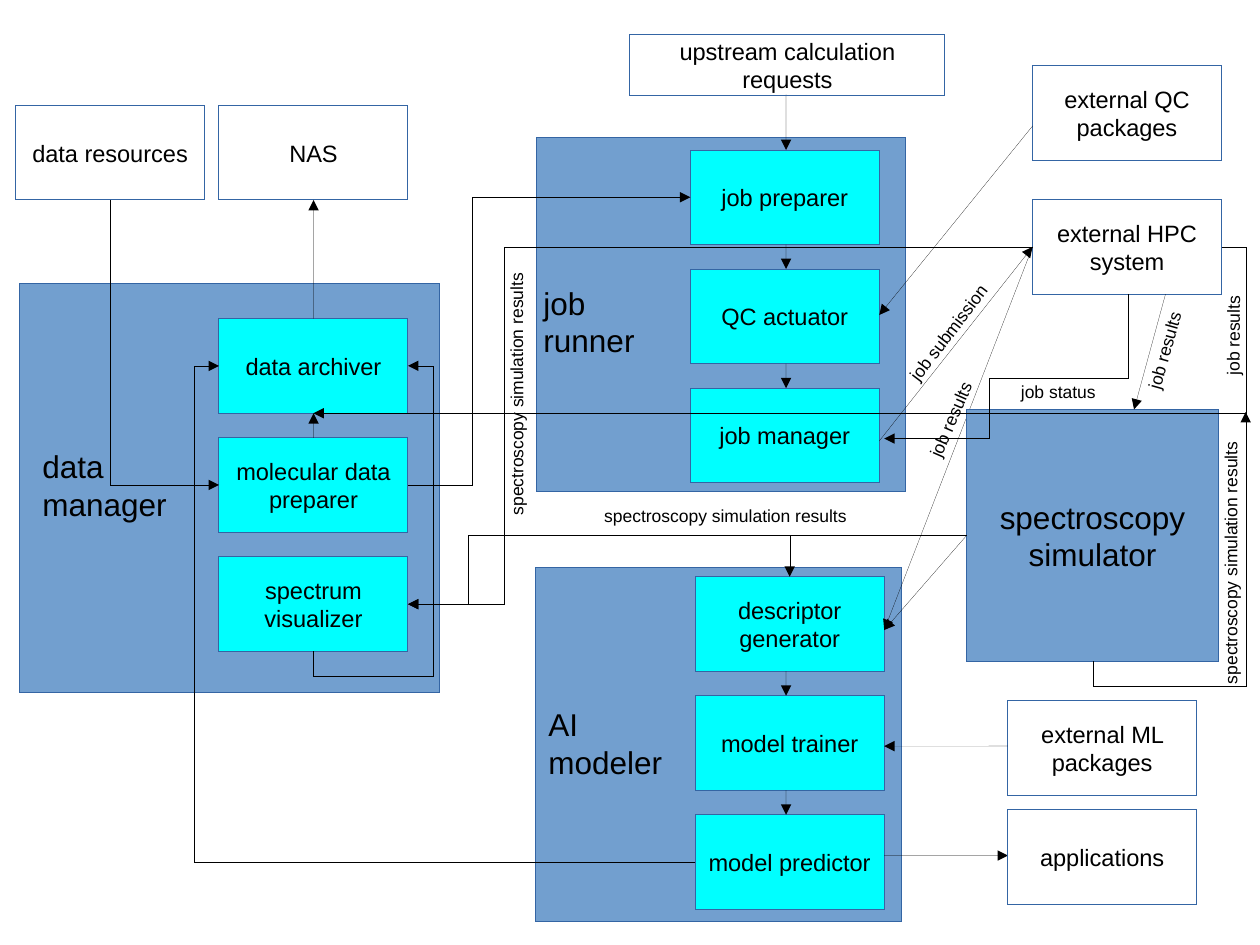
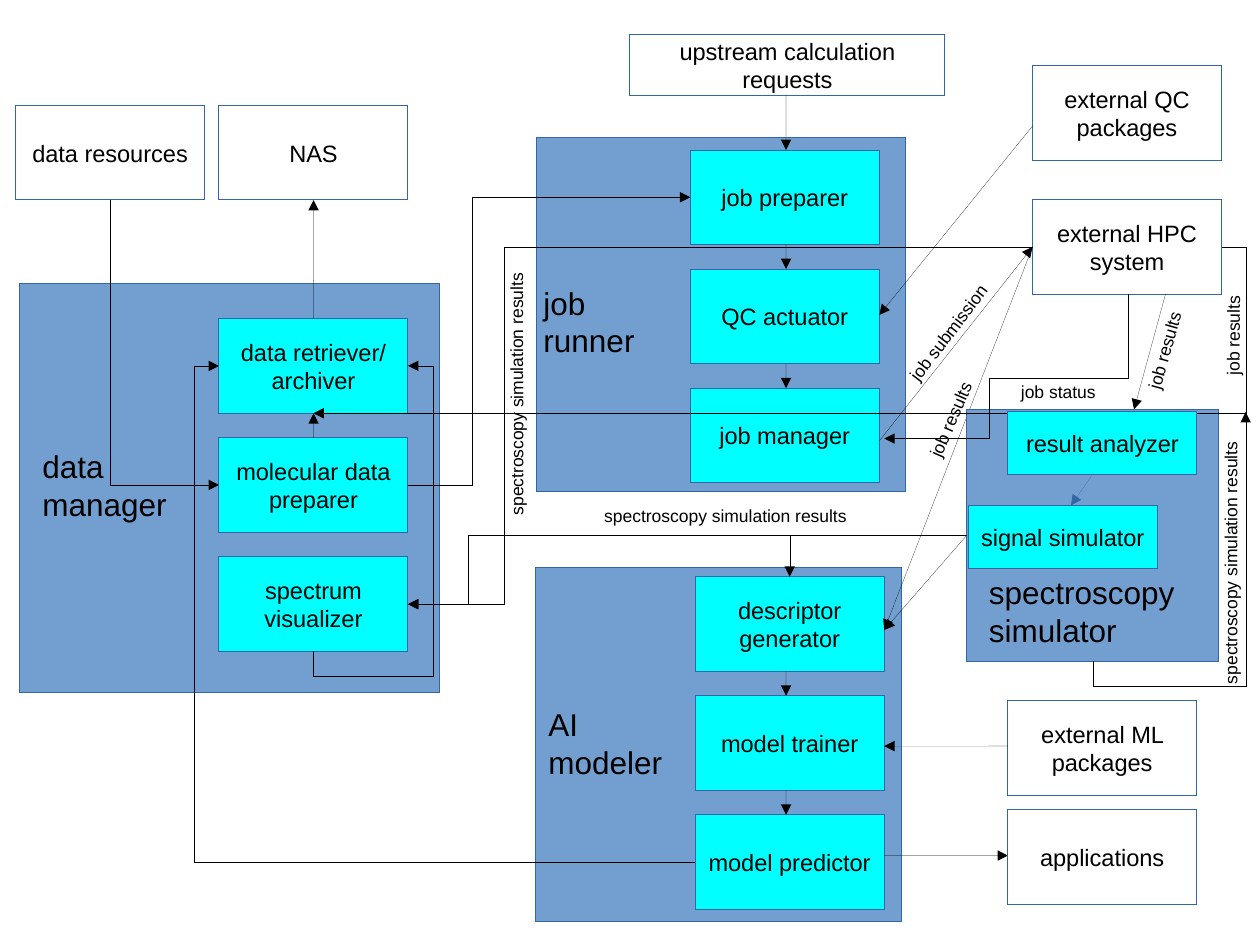
Before and after one commit to huangm29/SpecAI, a slide deck: slide 1 of SupFiles/SpecAI_struc.odp. Drawn at 1260x945 pixels with LibreOffice and Linux fonts; fonts in the diff are those of the drawing. Boxes give left, top, right and bottom in pixels: in the first picture for what was removed or moved away, otherwise in the second. Text is boxed around its words. In the diff, an @@ line names an element or a change of style, - is before the commit and + after.

Commit message:
Submodules added in spectroscopy simulator in the package structure figure

```diff
--- a/SupFiles/SpecAI_struc.odp
+++ b/SupFiles/SpecAI_struc.odp
@@ text in rectangle at (241,344,386,390): text changed @@
-data archiver
+data retriever/
+archiver
@@ rectangle added at (966,410,1218,662), fill #729FCF, outline #3465A4 0 pt @@
@@ rectangle added at (1008,411,1197,474), fill #00FFFF, outline #3465A4 0 pt, 13.5 pt, text #000000 @@
+result analyzer
@@ arrow added from (1092, 474) to (1071, 505), #3465A4 0 pt @@
@@ rectangle added at (969,505,1158,568), fill #00FFFF, outline #3465A4 0 pt, 13.5 pt, text #000000 @@
+signal simulator
@@ text "spectroscopy simulator": place and size @@
-text "spectroscopy simulator" at (966,410,1218,662)
+text "spectroscopy simulator" at (989,583,1174,643)
@@ text "spectroscopy simulator" at (989,583,1174,643): alignment centre to left; vertical alignment middle to top; fill #729FCF to none; outline #3465A4 0 pt to none @@
```
Also in this commit, not shown: 2 other files.
